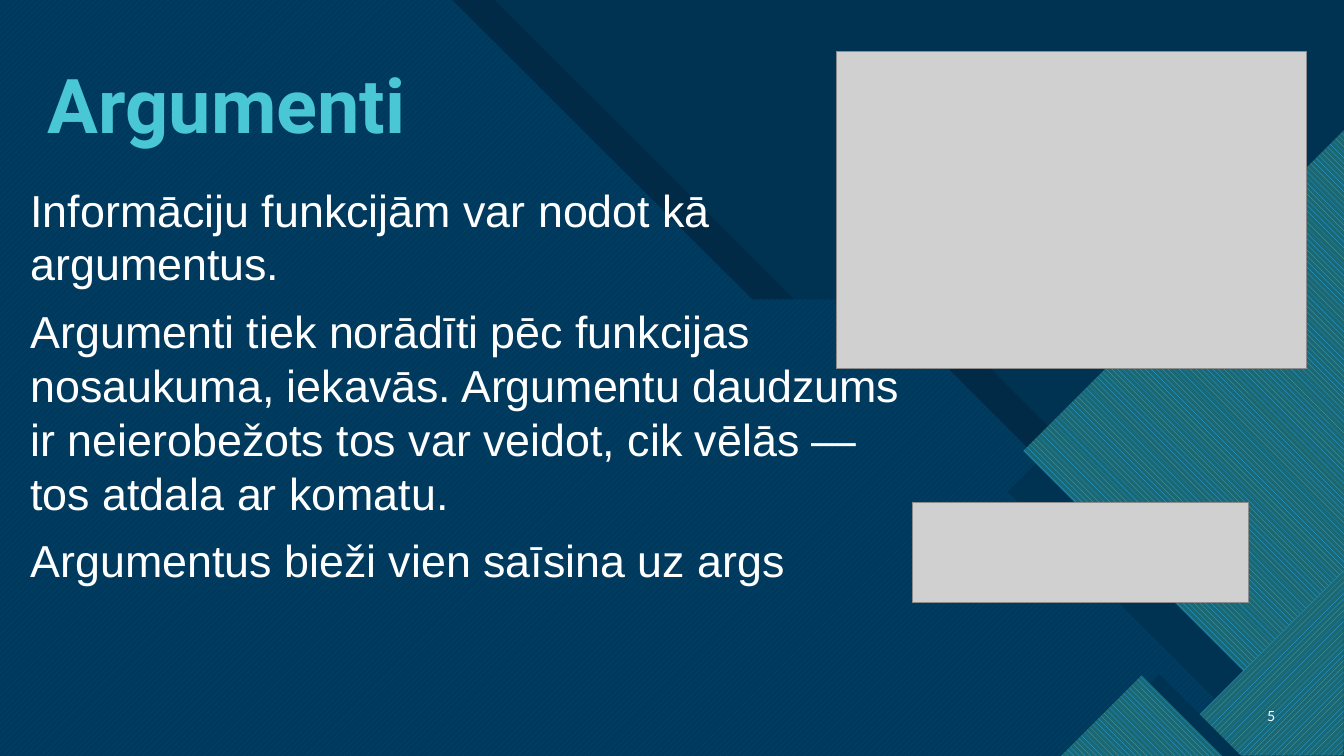
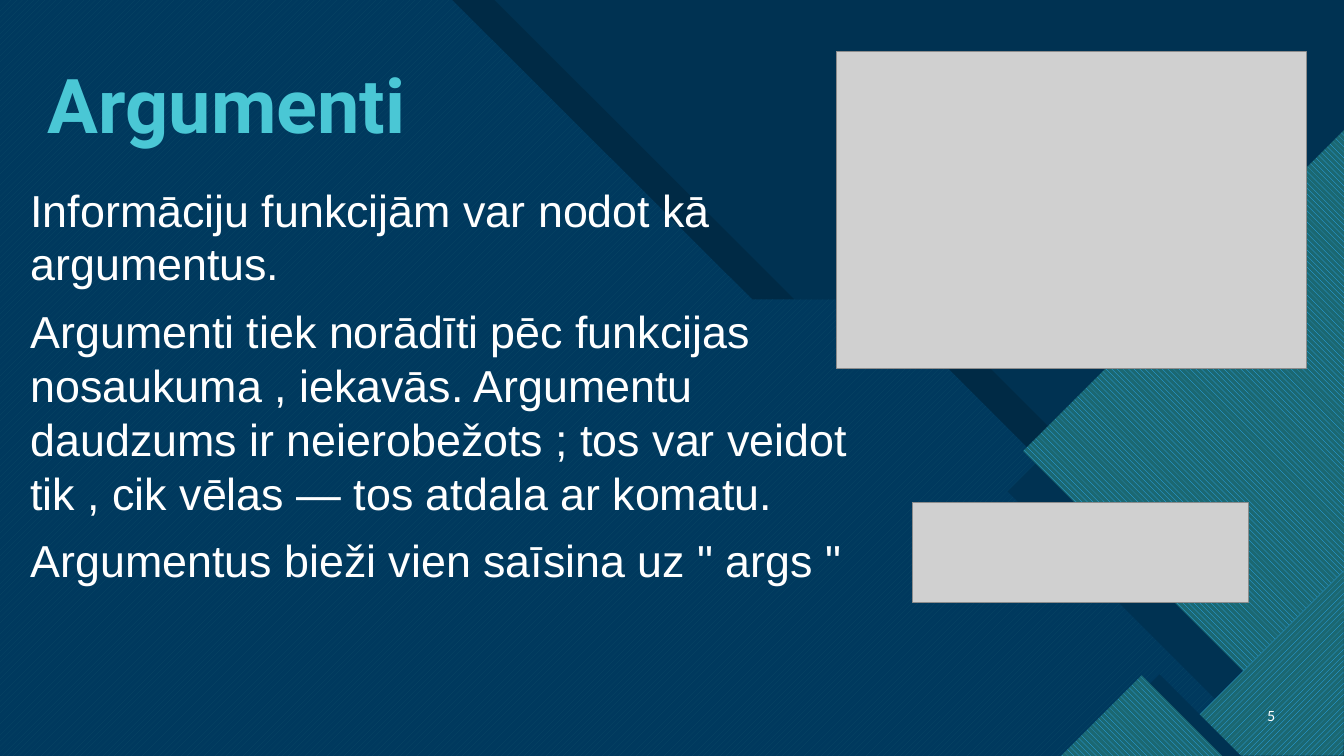
Before and after one commit to Klavinsnemakprogrammet/GalaEksamens2.Kurss, a slide deck: slide 5 of Python Funkcijas.pptx. Drawn at 1344x756 pixels with LibreOffice and Linux fonts; fonts in the diff are those of the drawing; grey boxes stand for pictures. Boxes give left, top, right and bottom in pixels: in the first picture for what was removed or moved away, otherwise in the second. Text is boxed around its words. In the diff, an @@ line names an element or a change of style, - is before the commit and + after.

```diff
--- a/Python Funkcijas.pptx
+++ b/Python Funkcijas.pptx
@@ text at <box>30,315,846,586</box>: text changed @@
-Argumenti tiek norādīti pēc funkcijas nosaukuma, iekavās. Argumentu daudzums ir neierobežots tos var veidot, cik vēlās — tos atdala ar komatu.
-Argumentus bieži vien saīsina uz args
+Argumenti tiek norādīti pēc funkcijas nosaukuma , iekavās. Argumentu daudzums ir neierobežots ; tos var veidot tik , cik vēlas — tos atdala ar komatu.
+Argumentus bieži vien saīsina uz " args "
```
Also in this commit, not shown: 7 other slides changed, 6 slides added.
